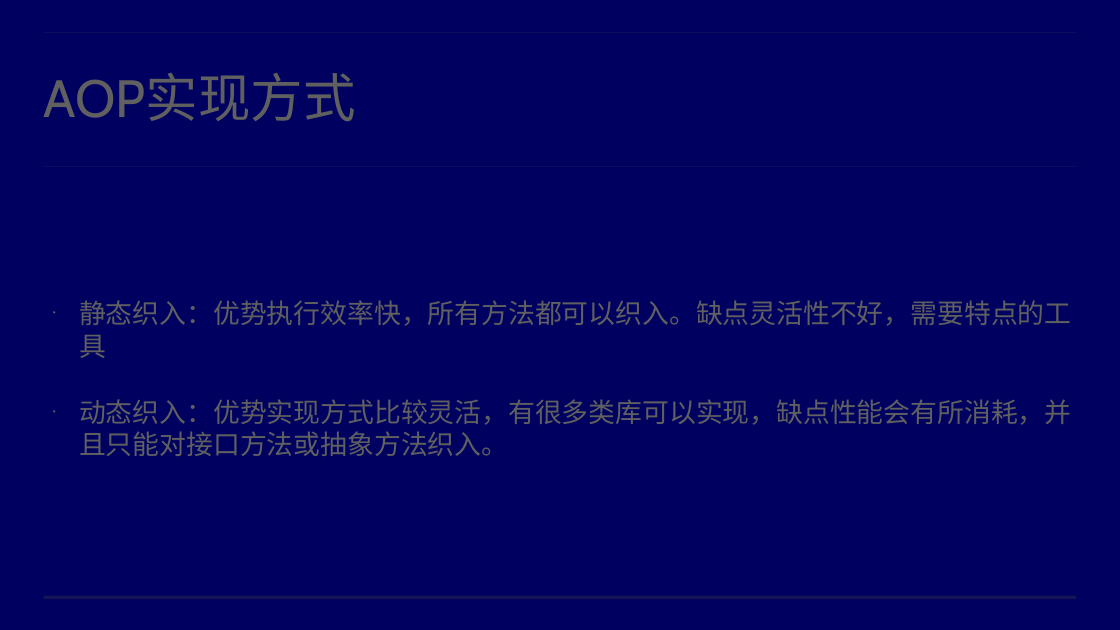
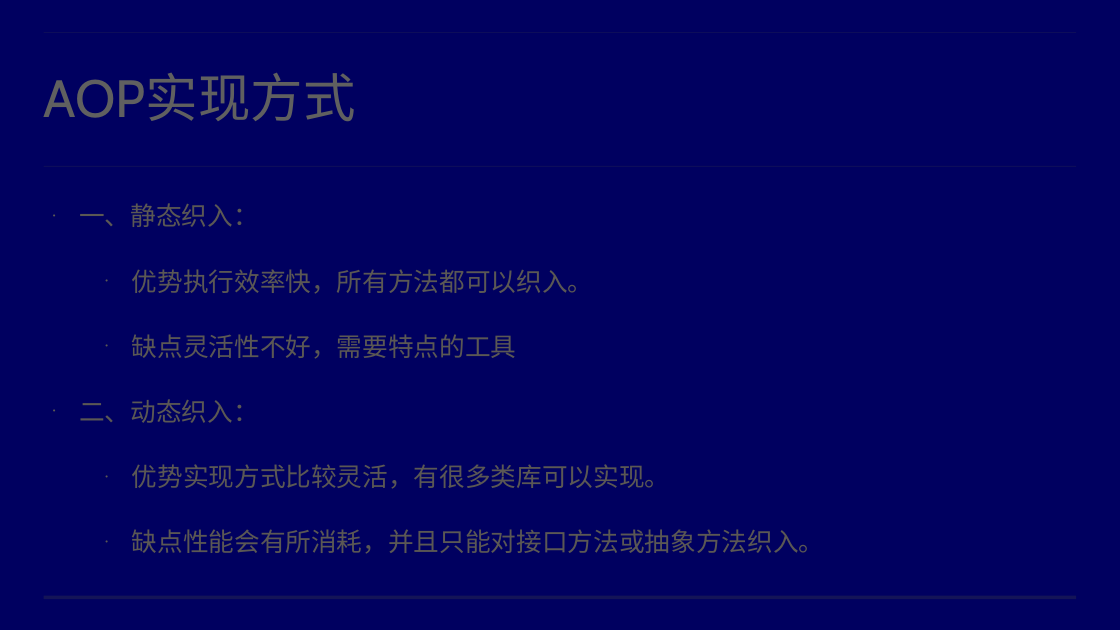
Before and after one commit to dpflower/dptools, a slide deck: slide 5 of aop.pptx (slide 3 before the commit). Drawn at 1120x630 pixels with LibreOffice and Linux fonts; fonts in the diff are those of the drawing; background and template pictures are left out. Boxes give left, top, right and bottom in pixels: in the first picture for what was removed or moved away, otherwise in the second. Text is boxed around its words. In the diff, an @@ line names an element or a change of style, - is before the commit and + after.

Commit message:
modify pptx

```diff
--- a/aop.pptx
+++ b/aop.pptx
@@ text at bbox=[79, 203, 825, 554]: text changed; size 46 to 44 pt; text colour #606060 to #5B5854 @@
-• 静态织入：优势执行效率快，所有方法都可以织入。缺点灵活性不好，需要特点的工具
-• 动态织入：优势实现方式比较灵活，有很多类库可以实现，缺点性能会有所消耗，并且只能对接口方法或抽象方法织入。
+• 一、静态织入：
+    • 优势执行效率快，所有方法都可以织入。
+    • 缺点灵活性不好，需要特点的工具
+• 二、动态织入：
+    • 优势实现方式比较灵活，有很多类库可以实现。
+    • 缺点性能会有所消耗，并且只能对接口方法或抽象方法织入。
```
Also in this commit, not shown: 5 other slides changed, 6 slides added, 3 slides removed.
